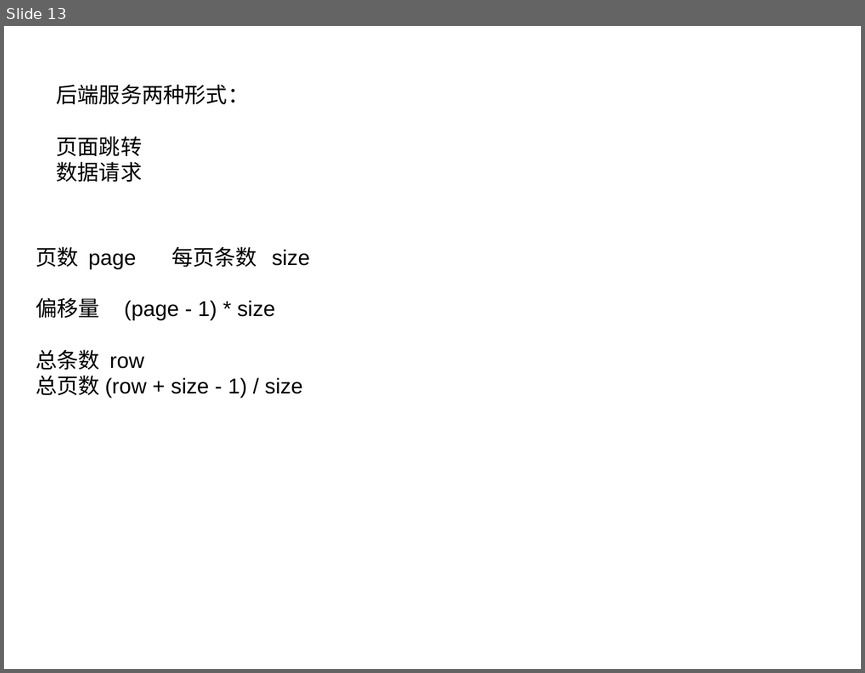
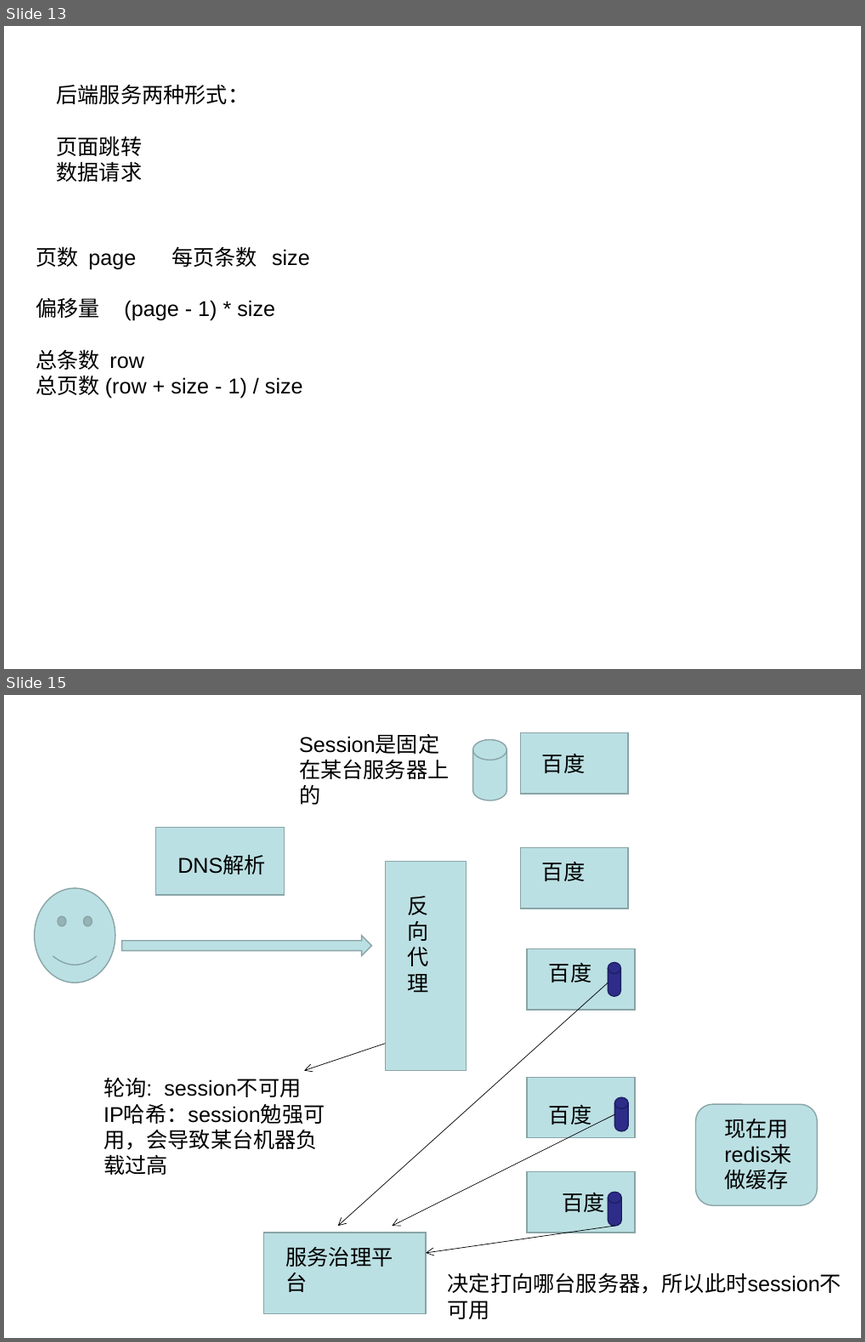
Before and after one commit to figerandlmj/duyiNativeJs, a slide deck: nodeJs/readme.ppt. Shown one above the other, each under a label of ours: slide 13 before the commit, slides 13 and 15 after it; the slides between them are not shown. The pictures are 865x673 and 865x1342 pixels, drawn with LibreOffice and Linux fonts; fonts in the diff are those of the drawing. Boxes give left, top, right and bottom in pixels: in the first picture for what was removed or moved away, otherwise in the second. Text is boxed around its words. In the diff, an @@ line names an element or a change of style, - is before the commit and + after.

```diff
--- a/nodeJs/readme.ppt
+++ b/nodeJs/readme.ppt
@@ slide 15 added at (x1=4, y1=695, x2=861, y2=1338), background #FFFFFF @@
@@ text added at (x1=291, y1=726, x2=460, y2=811), 18 pt, text #000000 @@
+Session是固定在某台服务器上的
@@ cylinder added at (x1=472, y1=739, x2=506, y2=800), fill #BBE0E3, outline #89A4A7 0.99 pt @@
@@ rectangle added at (x1=520, y1=732, x2=628, y2=794), fill #BBE0E3, outline #89A4A7 0.99 pt @@
@@ text added at (x1=542, y1=753, x2=585, y2=773), 18 pt, text #000000 @@
+百度
@@ rectangle added at (x1=155, y1=828, x2=284, y2=896), fill #BBE0E3, outline #89A4A7 0.99 pt @@
@@ rectangle added at (x1=520, y1=847, x2=628, y2=908), fill #BBE0E3, outline #89A4A7 0.99 pt @@
@@ text added at (x1=177, y1=856, x2=266, y2=874), 18 pt, text #000000 @@
+DNS解析
@@ rectangle added at (x1=386, y1=862, x2=466, y2=1071), fill #BBE0E3, outline #89A4A7 0.99 pt @@
@@ text added at (x1=542, y1=861, x2=585, y2=881), 18 pt, text #000000 @@
+百度
@@ smiley face added at (x1=34, y1=888, x2=114, y2=982), fill #BBE0E3, outline #89A4A7 0.99 pt @@
@@ text added at (x1=407, y1=896, x2=428, y2=993), 18 pt, text #000000 @@
+反向代理
@@ right arrow added at (x1=122, y1=936, x2=371, y2=956), fill #BBE0E3, outline #89A4A7 0.99 pt @@
@@ rectangle added at (x1=527, y1=948, x2=635, y2=1009), fill #BBE0E3, outline #89A4A7 0.99 pt @@
@@ text added at (x1=549, y1=962, x2=591, y2=982), 18 pt, text #000000 @@
+百度
@@ cylinder added at (x1=608, y1=962, x2=621, y2=996), fill #2D2D89, outline #1E1E63 0.99 pt @@
@@ arrow added from (608, 983) to (338, 1225), #000000 0.51 pt @@
@@ arrow added from (386, 1043) to (304, 1071), #000000 0.51 pt @@
@@ text added at (x1=103, y1=1077, x2=324, y2=1174), 18 pt, text #000000 @@
+轮询: session不可用
+IP哈希：session勉强可用，会导致某台机器负载过高
@@ rectangle added at (x1=527, y1=1077, x2=635, y2=1138), fill #BBE0E3, outline #89A4A7 0.99 pt @@
@@ cylinder added at (x1=615, y1=1097, x2=629, y2=1130), fill #2D2D89, outline #1E1E63 0.99 pt @@
@@ arrow added from (615, 1114) to (392, 1225), #000000 0.51 pt @@
@@ text added at (x1=549, y1=1104, x2=591, y2=1128), 18 pt, text #000000 @@
+百度
@@ rounded rectangle added at (x1=695, y1=1104, x2=817, y2=1205), fill #BBE0E3, outline #89A4A7 0.99 pt @@
@@ text added at (x1=724, y1=1118, x2=789, y2=1138), 18 pt, text #000000 @@
+现在用redis来做缓存
@@ rectangle added at (x1=527, y1=1171, x2=635, y2=1232), fill #BBE0E3, outline #89A4A7 0.99 pt @@
@@ text added at (x1=562, y1=1191, x2=605, y2=1212), 18 pt, text #000000 @@
+百度
@@ cylinder added at (x1=608, y1=1192, x2=622, y2=1225), fill #2D2D89, outline #1E1E63 0.99 pt @@
@@ arrow added from (615, 1225) to (426, 1253), #000000 0.51 pt @@
@@ rectangle added at (x1=263, y1=1232, x2=426, y2=1314), fill #BBE0E3, outline #89A4A7 0.99 pt @@
@@ text added at (x1=285, y1=1247, x2=392, y2=1292), 18 pt, text #000000 @@
+服务治理平台
@@ text added at (x1=448, y1=1272, x2=841, y2=1293), 18 pt, text #000000 @@
+决定打向哪台服务器，所以此时session不可用
```
Also in this commit, not shown: 2 other slides added, 9 other files.
